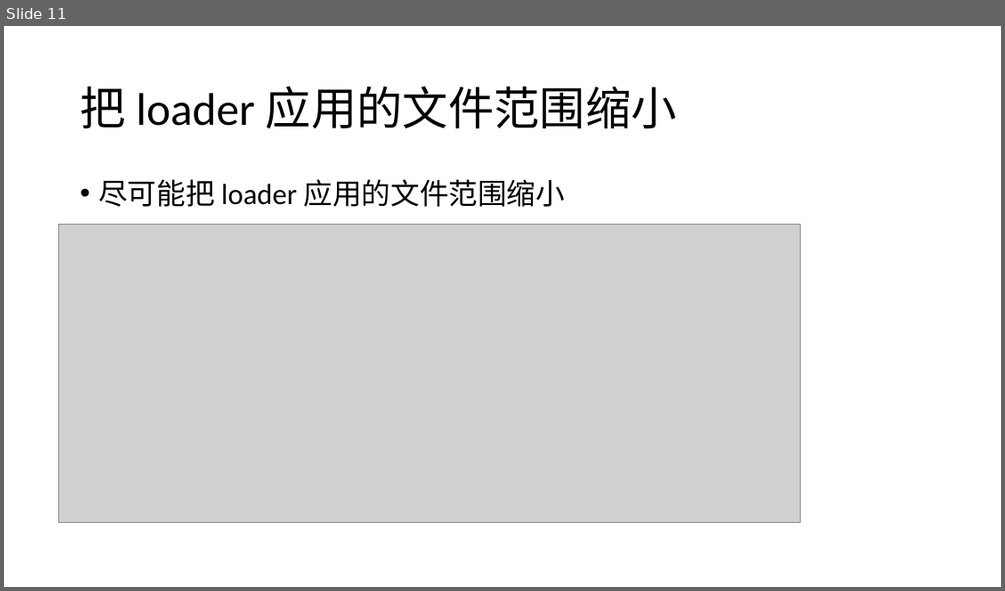
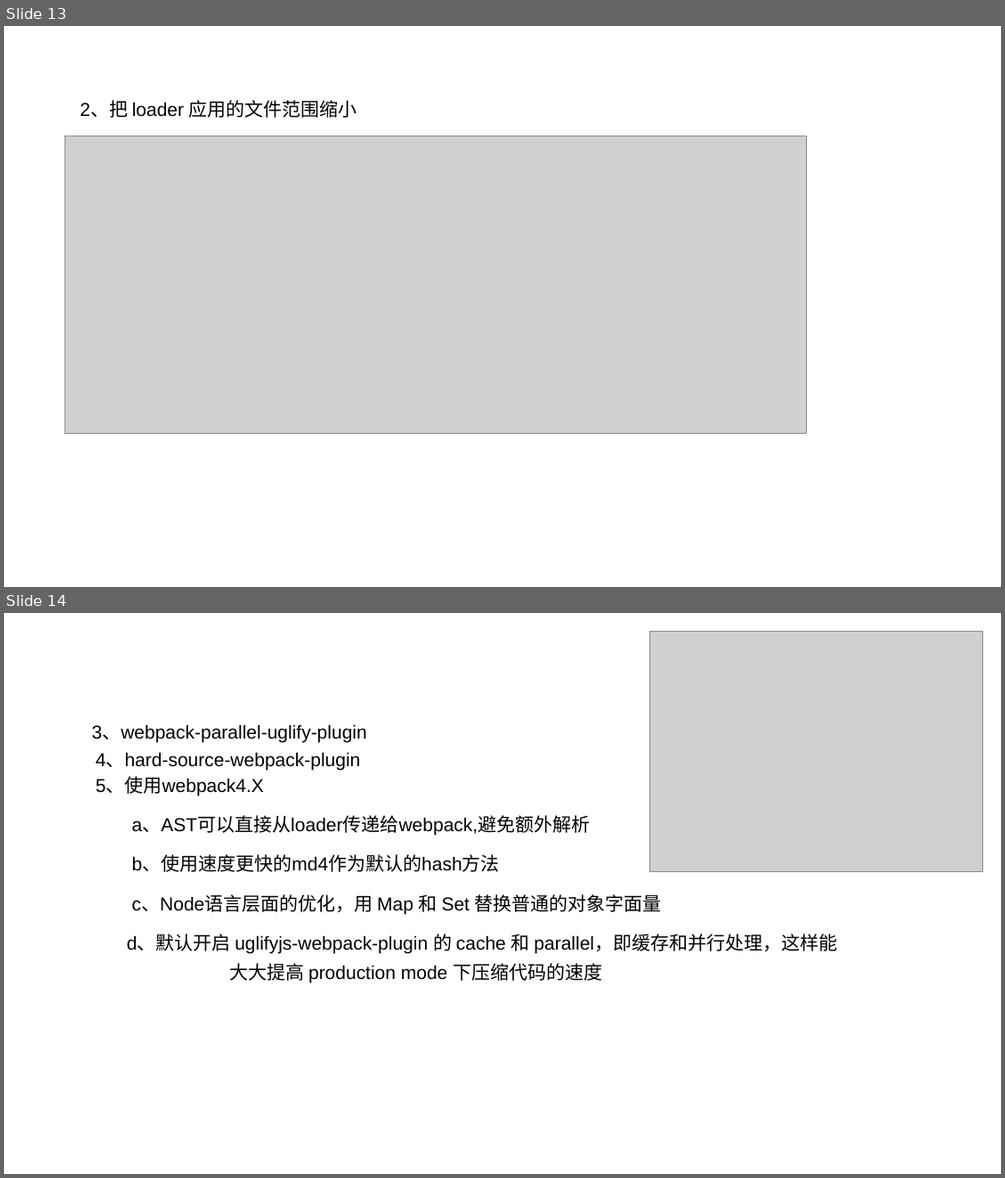
Before and after one commit to SmartWuJun/Demo, a slide deck: webpack.pptx. Shown one above the other, each under a label of ours: slide 11 before the commit, slides 13 and 14 after it. The pictures are 1005x591 and 1005x1178 pixels, drawn with LibreOffice and Linux fonts; fonts in the diff are those of the drawing; grey boxes stand for pictures. Boxes give left, top, right and bottom in pixels: in the first picture for what was removed or moved away, otherwise in the second. Text is boxed around its words. In the diff, an @@ line names an element or a change of style, - is before the commit and + after.

```diff
--- a/webpack.pptx
+++ b/webpack.pptx
@@ slide 14 added at [4, 613, 1001, 1174], background #FFFFFF @@
@@ picture added at [650, 631, 983, 872] @@
@@ text added at [92, 724, 837, 983], 18 pt, text #000000 @@
+3、webpack-parallel-uglify-plugin
+4、hard-source-webpack-plugin
+5、使用webpack4.X
+a、AST可以直接从loader传递给webpack,避免额外解析
+b、使用速度更快的md4作为默认的hash方法
+c、Node语言层面的优化，用 Map 和 Set 替换普通的对象字面量
+d、默认开启 uglifyjs-webpack-plugin 的 cache 和 parallel，即缓存和并行处理，这样能 大大提高 production mode 下压缩代码的速度
@@ what was slide 11 is now slide 13 @@
@@ slide 13 changed as well @@
@@ title at [80, 100, 357, 118]: text changed; size 44 to 18 pt; font Calibri to Arial @@
-把 loader 应用的文件范围缩小
+2、把 loader 应用的文件范围缩小
@@ picture: place and size @@
-picture at [58, 224, 801, 522]
+picture at [65, 136, 807, 434]
@@ text removed at [98, 179, 566, 207] @@
-• 尽可能把 loader 应用的文件范围缩小
```
Also in this commit, not shown: 9 other slides changed, 5 other slides added, 2 slides removed, 7 other files.
